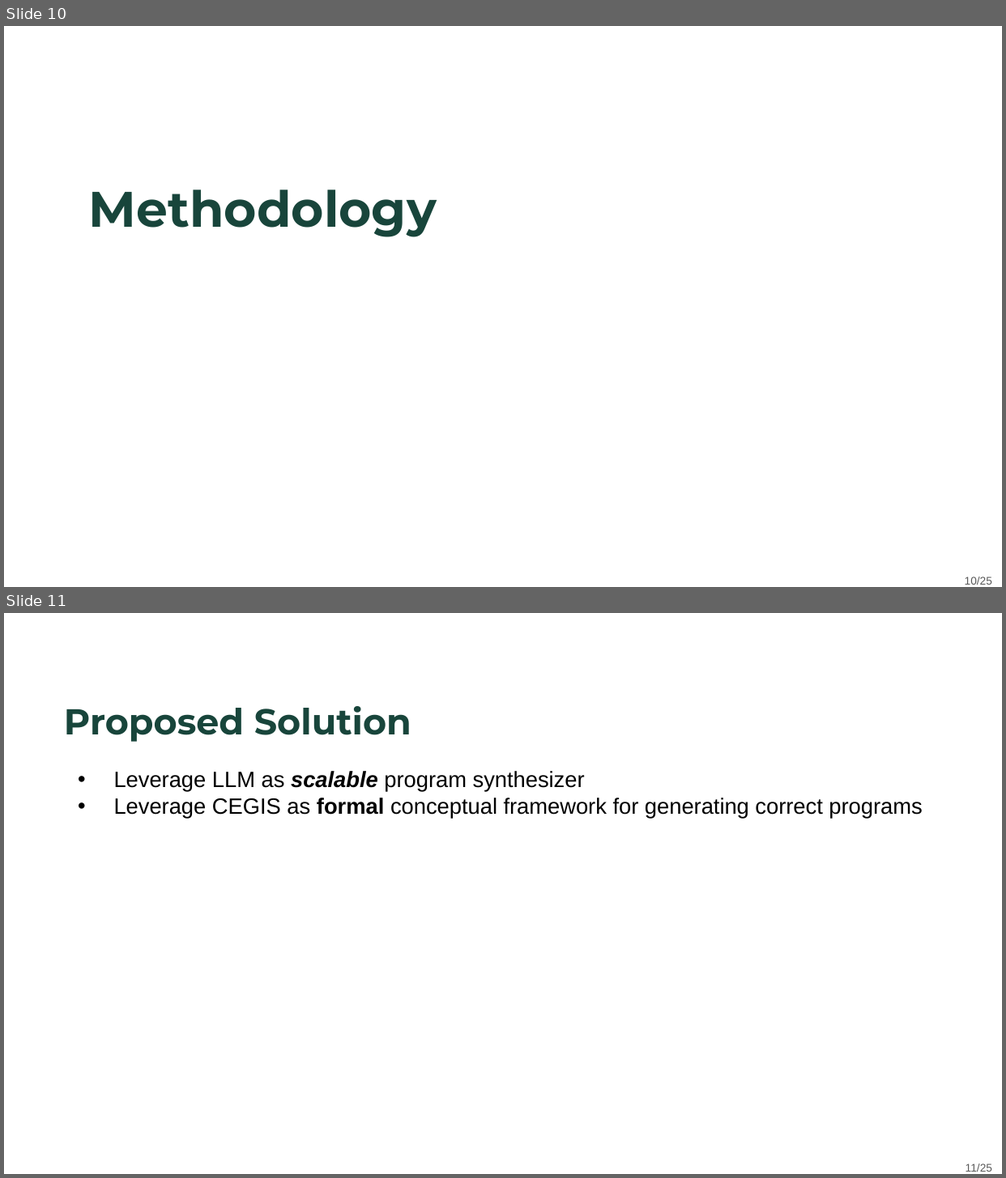
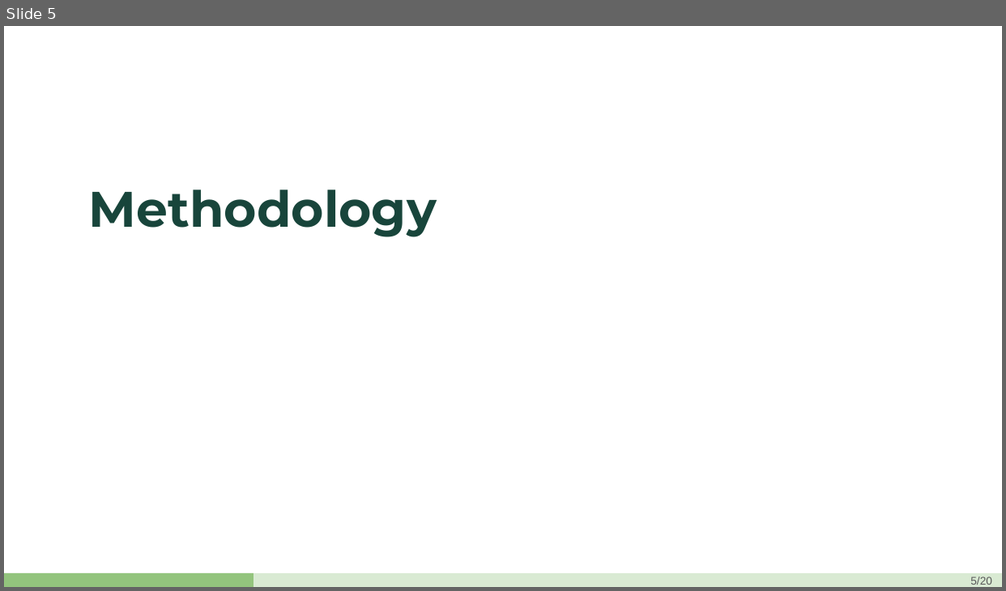
Before and after one commit to ayaanmayooq/LLM-verification-CEGIS, a slide deck: presentation.pptx. Shown one above the other, each under a label of ours: slides 10 and 11 before the commit, slide 5 after it. The pictures are 1006x1178 and 1006x591 pixels, drawn with LibreOffice and Linux fonts; fonts in the diff are those of the drawing; background and template pictures are left out. Boxes give left, top, right and bottom in pixels: in the first picture for what was removed or moved away, otherwise in the second. Text is boxed around its words. In the diff, an @@ line names an element or a change of style, - is before the commit and + after.

```diff
--- a/presentation.pptx
+++ b/presentation.pptx
@@ slide 11 removed at [4, 613, 1002, 1174], background #FFFFFF @@
@@ title removed at [64, 706, 411, 742] @@
-Proposed Solution
@@ text removed at [114, 771, 922, 819] @@
-• Leverage LLM as scalable program synthesizer
-• Leverage CEGIS as formal conceptual framework for generating correct programs
@@ page number removed at [965, 1164, 992, 1172] @@
-11/25
@@ what was slide 10 is now slide 5 @@
@@ slide 5 changed as well @@
@@ rectangle added at [4, 574, 1002, 587], fill #D9EAD3 @@
@@ rectangle added at [4, 574, 253, 587], fill #93C47D @@
@@ page number at [970, 577, 992, 585]: text changed @@
-10/25
+5/20
```
Also in this commit, not shown: 23 other slides changed, 15 slides added, 3 other slides removed.
